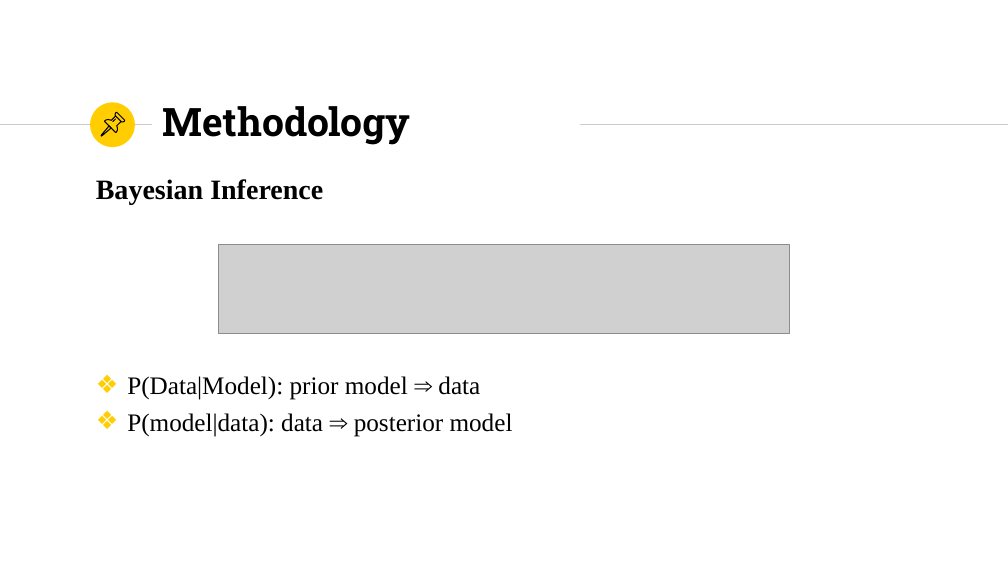
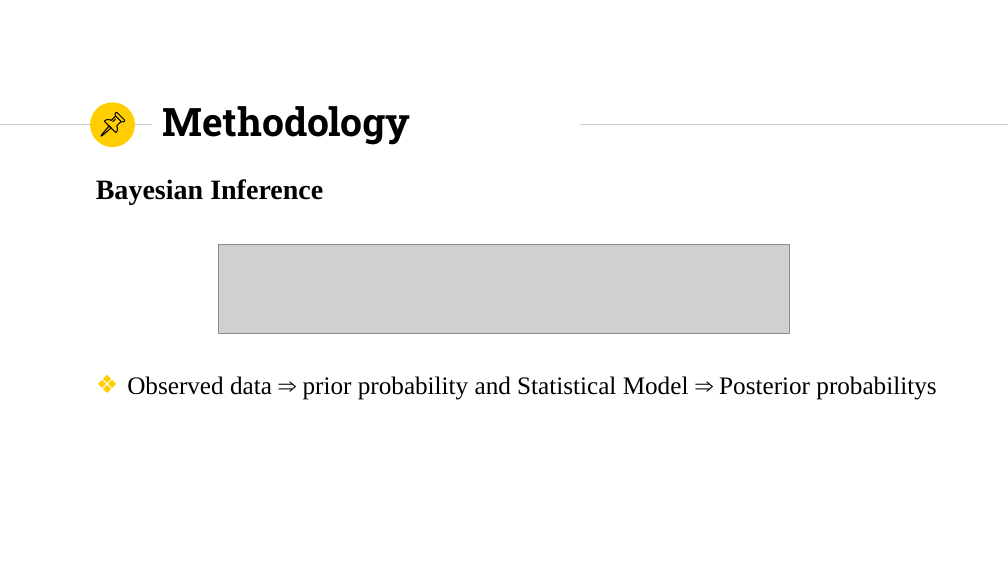
Before and after one commit to YokyZhang/IS4250, a slide deck: slide 8 of Project/IS4250Presentation.pptx. Drawn at 1008x567 pixels with LibreOffice and Linux fonts; fonts in the diff are those of the drawing; grey boxes stand for pictures. Boxes give left, top, right and bottom in pixels: in the first picture for what was removed or moved away, otherwise in the second. Text is boxed around its words. In the diff, an @@ line names an element or a change of style, - is before the commit and + after.

```diff
--- a/Project/IS4250Presentation.pptx
+++ b/Project/IS4250Presentation.pptx
@@ text at (127, 376, 936, 400): text changed @@
-❖ P(Data|Model): prior model ⇒ data
-❖ P(model|data): data ⇒ posterior model
+❖ Observed data ⇒ prior probability and Statistical Model ⇒ Posterior probabilitys
```
Also in this commit, not shown: 3 other slides changed, 1 other file.
